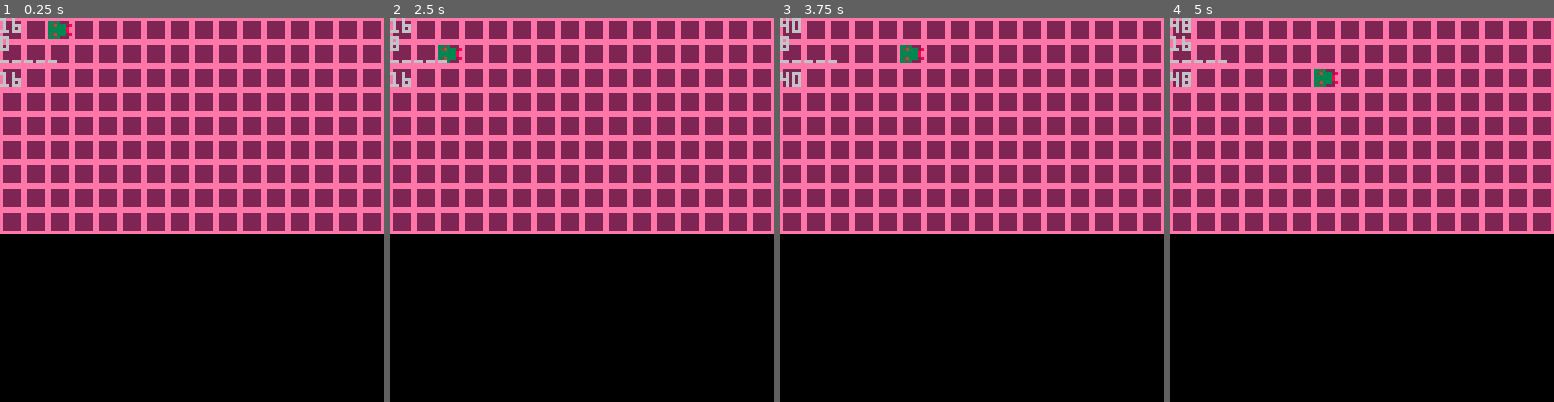
Above: before the commit, frames 1-4 (left to right).
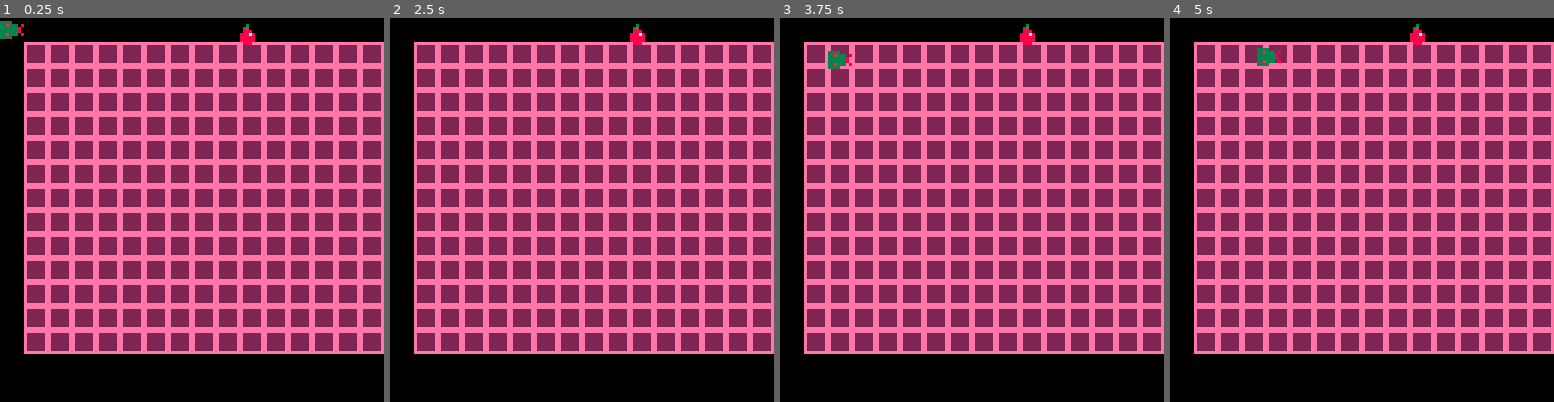
Above: after the commit, the same moments.

Repository: alainpuron/pico-8
Game: PICO-8 cartridge snake.p8
The game is run twice, just before and just after one commit, with the same random seed, the same clock (stepped at 60 frames per second) and the same inputs.
Inputs:
- Up to frame 1 (0.25 s): no input
- Up to frame 2 (2.5 s): hold Left 1.97-2.37 s; hold Down from 2.42 s (still down)
- Up to frame 3 (3.75 s): release Down at 2.82 s; hold Right 2.87-3.53 s; hold Up from 3.58 s (still down)
- Up to frame 4 (5 s): release Up at 4.08 s; hold Right 4.13-4.53 s; hold Down from 4.58 s (still down)

The runs differ from the first frame. In frame 1, 39% of the frame differs, in the area x 0-100%, y 0-88%; in frame 2, 39%; in frame 3, 39%; in frame 4, 39%.

Commit message:
Add files via upload

Diff:
--- a/snake.p8
+++ b/snake.p8
@@ -15,100 +15,109 @@
 
 
 function _init()
-	snake_init()
+	snake_init() -- snake initiation
+	map_init()
+	food_init()
 end
 
 function _update()
-	snake_update()
+	snake_update(snake_head)
 end
 
 function _draw()
 	cls()
-	map()
-	snake_draw(snake)
+
+	map_draw(base_map)
+	food_draw(food)
+	snake_draw(snake_head) -- draw snake
 end
 -->8
 -- snake --
 
 function snake_init()
 
-	snake = {
+	snake_head = {
 
-		{x=0,y=0,sp=16}, -- tail
-				-- body --
-		{x=0,y=0,sp=17},
-
-		{x=16,y=0,sp=18} 	-- head
-
+			x = 0,
+			y =	0,
+			sp = 18,
+			velocity_x = 0,
+			velocity_y = 0,
+			speed = 1
 	}
 
-	-- stores head latest position
-	snake_h = {}
+	snake_body={}
 
 end
 
-function snake_update()
+function snake_update(snake_head)
 
-		snake_movement(snake)
+		snake_head.x += snake_head.velocity_x
+		snake_head.y += snake_head.velocity_y
 
+		change_directions(snake_head) -- snake changes direction
 end
 
-function snake_draw(snake)
+function snake_draw(snake_head)
+
+		local sp = snake_head.sp
+		local x = snake_head.x
+		local y = snake_head.y
+
+		spr(sp,x,y,1,1)
+end
 
 
+function change_directions(snake_head)
 
+	if btnp(⬆️) then
+		snake_head.velocity_y -= 1
+		snake_head.velocity_x =0
+	end
 
-		-- snake head
-		local head = snake[#snake]
+	if btnp(⬇️) then
+		snake_head.velocity_y += 1
+		snake_head.velocity_x =0
+	end
 
-		-- minus the head
-		for i = 1 , #snake do
+	if btnp(➡️) then
+		snake_head.velocity_y = 0
+		snake_head.velocity_x +=1
+	end
 
-				-- body part
-				local	part = snake[i]
-
-
-				--print(part.sp)
-				--spr(part.sp,part.x+ (i-1)*8,part.y,1,1)
-				spr(head.sp,head.x,head.y,1,1)
-
-		end
-
-		print(head.x)
-		print(head.y)
-		print("-----")
-		print(last_x)
+	if btnp(⬅️) then
+		snake_head.velocity_y = 0
+		snake_head.velocity_x -=1
+	end
 
 
 end
 
-function snake_movement(snake)
 
-		local head = snake[#snake]
-
-		-- tile coordinates
-		--tile_x = 	flr(head.x / 8)
- 	-- tile_y = 	flr(head.y / 8)
-
-		-- converting tile coordinates to pixel coordinates
-		--cursor_x = (tile_x * 8)
-  --cursor_y = tile_y * 8
-
-		last_x = head.x
-
-		if btnp(➡️) then
-			head.x+=8
- 	end
-
- 	if btnp(⬇️) then
-			head.y+=8
- 	end
-
-end
 -->8
 -- map --
 
 function map_init()
+
+	base_map = {
+	{32,32,32,32,32,32,32,32,32,32,32,32,32},
+	{32,32,32,32,32,32,32,32,32,32,32,32,32},
+	{32,32,32,32,32,32,32,32,32,32,32,32,32},
+	{32,32,32,32,32,32,32,32,32,32,32,32,32},
+	{32,32,32,32,32,32,32,32,32,32,32,32,32},
+	{32,32,32,32,32,32,32,32,32,32,32,32,32},
+	{32,32,32,32,32,32,32,32,32,32,32,32,32},
+	{32,32,32,32,32,32,32,32,32,32,32,32,32},
+	{32,32,32,32,32,32,32,32,32,32,32,32,32},
+	{32,32,32,32,32,32,32,32,32,32,32,32,32},
+	{32,32,32,32,32,32,32,32,32,32,32,32,32},
+	{32,32,32,32,32,32,32,32,32,32,32,32,32},
+	{32,32,32,32,32,32,32,32,32,32,32,32,32},
+	{32,32,32,32,32,32,32,32,32,32,32,32,32},
+	{32,32,32,32,32,32,32,32,32,32,32,32,32},
+	{32,32,32,32,32,32,32,32,32,32,32,32,32}
+
+	}
 
 end
 
@@ -116,7 +125,44 @@
 
 end
 
-function map_draw()
+function map_draw(base_map)
+
+	-- from row 1 to last
+	for x = 1 , #base_map do
+
+		-- in each column to last
+		for y = 1, #base_map[x] do
+			local tile = base_map[x][y]
+
+
+  	spr(tile, x * 8, y * 8,1,1) -- assuming each tile is 8x8 pixels
+
+		end -- for
+
+	end -- for
+
+end
+-->8
+function food_init()
+
+	food = {
+		sp = 0,
+		x 	=	flr(rnd(120)),
+		y 	= flr(rnd(120))
+	}
+
+end
+
+function create_food(food)
+
+	--food.x = flr(rnd(120))
+--	food.y = flr(rnd(120))
+
+end
+
+function food_draw(food)
+
+	spr(food.sp,food.x,food.y,1,1)
 
 end
 __gfx__
@@ -144,13 +190,3 @@
 e222222e000000000000000000000000000000000000000000000000000000000000000000000000000000000000000000000000000000000000000000000000
 e222222e000000000000000000000000000000000000000000000000000000000000000000000000000000000000000000000000000000000000000000000000
 eeeeeeee000000000000000000000000000000000000000000000000000000000000000000000000000000000000000000000000000000000000000000000000
-__map__
-2020202020202020202020202020202000000000000000000000000000000000000000000000000000000000000000000000000000000000000000000000000000000000000000000000000000000000000000000000000000000000000000000000000000000000000000000000000000000000000000000000000000000000
-2020202020202020202020202020202000000000000000000000000000000000000000000000000000000000000000000000000000000000000000000000000000000000000000000000000000000000000000000000000000000000000000000000000000000000000000000000000000000000000000000000000000000000
-2020202020202020202020202020202000000000000000000000000000000000000000000000000000000000000000000000000000000000000000000000000000000000000000000000000000000000000000000000000000000000000000000000000000000000000000000000000000000000000000000000000000000000
-2020202020202020202020202020202000000000000000000000000000000000000000000000000000000000000000000000000000000000000000000000000000000000000000000000000000000000000000000000000000000000000000000000000000000000000000000000000000000000000000000000000000000000
-2020202020202020202020202020202000000000000000000000000000000000000000000000000000000000000000000000000000000000000000000000000000000000000000000000000000000000000000000000000000000000000000000000000000000000000000000000000000000000000000000000000000000000
-2020202020202020202020202020202000000000000000000000000000000000000000000000000000000000000000000000000000000000000000000000000000000000000000000000000000000000000000000000000000000000000000000000000000000000000000000000000000000000000000000000000000000000
-2020202020202020202020202020202000000000000000000000000000000000000000000000000000000000000000000000000000000000000000000000000000000000000000000000000000000000000000000000000000000000000000000000000000000000000000000000000000000000000000000000000000000000
-2020202020202020202020202020202000000000000000000000000000000000000000000000000000000000000000000000000000000000000000000000000000000000000000000000000000000000000000000000000000000000000000000000000000000000000000000000000000000000000000000000000000000000
-2020202020202020202020202020202000000000000000000000000000000000000000000000000000000000000000000000000000000000000000000000000000000000000000000000000000000000000000000000000000000000000000000000000000000000000000000000000000000000000000000000000000000000
